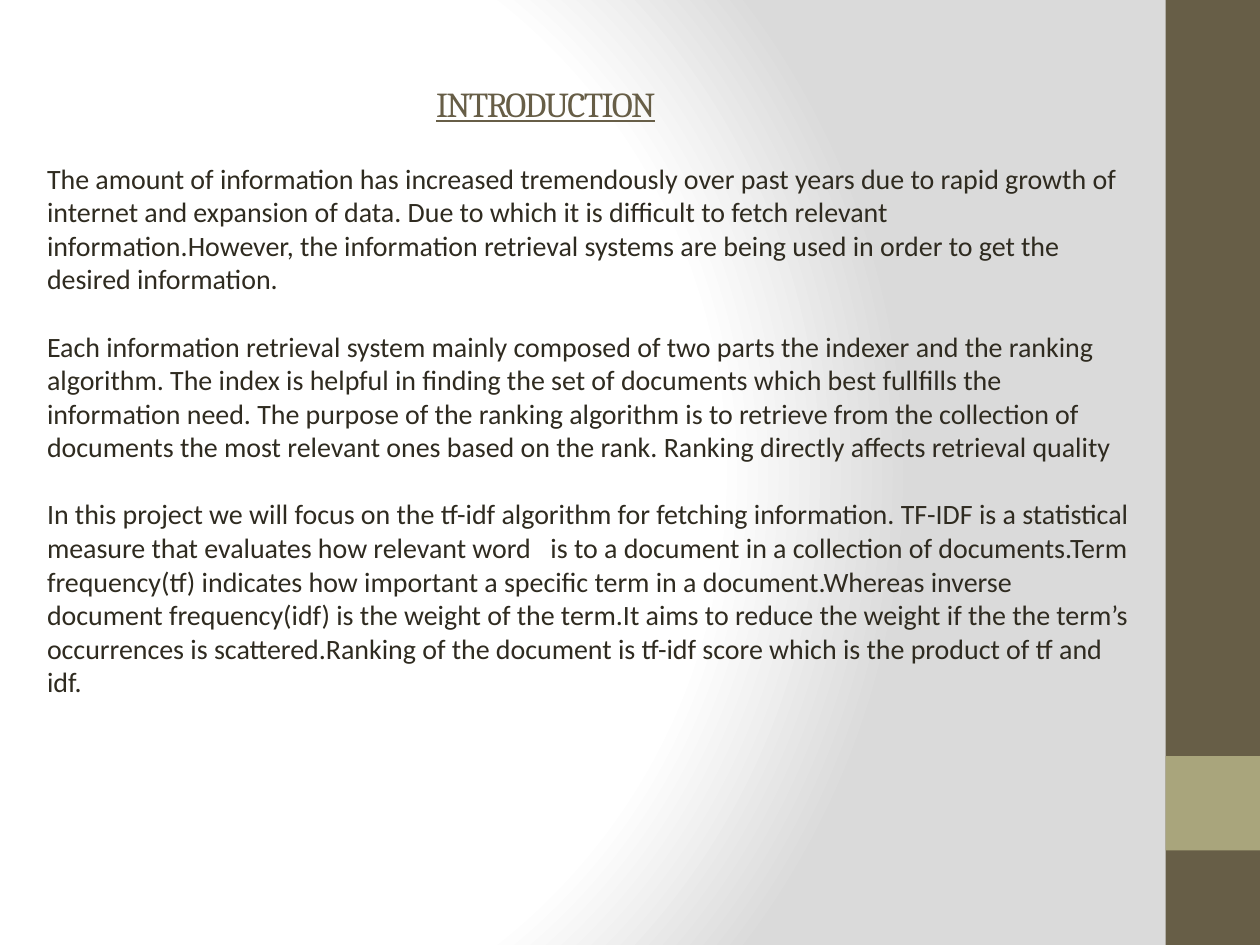
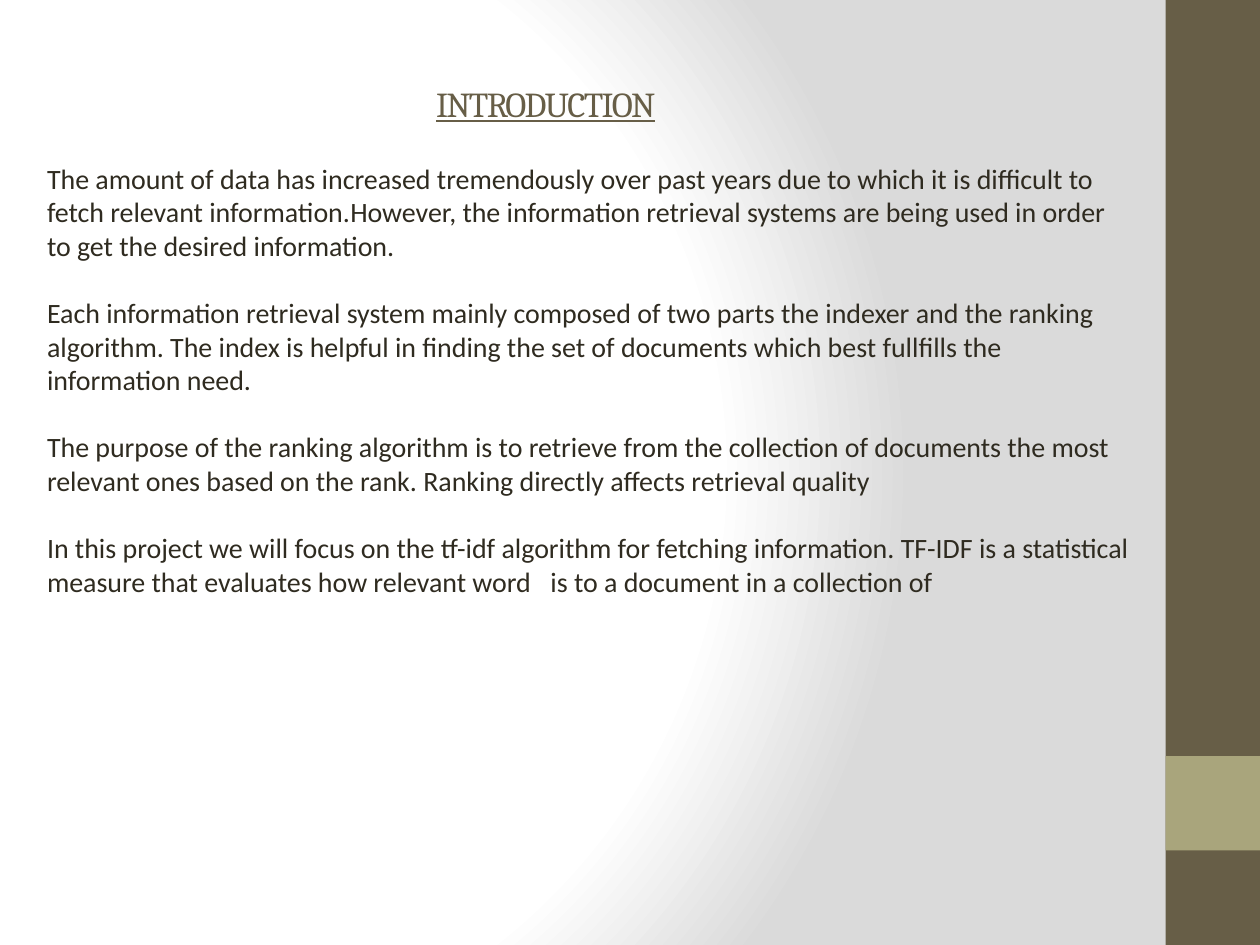
Before and after one commit to Sapan-Ravidas/QuestionsAnswers, a slide deck: slide 3 of INTRODUCTION.pptx. Drawn at 1260x945 pixels with LibreOffice and Linux fonts; fonts in the diff are those of the drawing. Boxes give left, top, right and bottom in pixels: in the first picture for what was removed or moved away, otherwise in the second. Text is boxed around its words. In the diff, an @@ line names an element or a change of style, - is before the commit and + after.

Commit message:
New PPT

```diff
--- a/INTRODUCTION.pptx
+++ b/INTRODUCTION.pptx
@@ text at <box>47,169,1128,592</box>: text changed @@
-The amount of information has increased tremendously over past years due to rapid growth of internet and expansion of data. Due to which it is difficult to fetch relevant information.However, the information retrieval systems are being used in order to get the desired information.
-Each information retrieval system mainly composed of two parts the indexer and the ranking algorithm. The index is helpful in finding the set of documents which best fullfills the information need. The purpose of the ranking algorithm is to retrieve from the collection of documents the most relevant ones based on the rank. Ranking directly affects retrieval quality
-In this project we will focus on the tf-idf algorithm for fetching information. TF-IDF is a statistical measure that evaluates how relevant word is to a document in a collection of documents.Term frequency(tf) indicates how important a specific term in a document.Whereas inverse document frequency(idf) is the weight of the term.It aims to reduce the weight if the the term’s occurrences is scattered.Ranking of the document is tf-idf score which is the product of tf and idf.
+The amount of data has increased tremendously over past years due to which it is difficult to fetch relevant information.However, the information retrieval systems are being used in order to get the desired information.
+Each information retrieval system mainly composed of two parts the indexer and the ranking algorithm. The index is helpful in finding the set of documents which best fullfills the information need.
+The purpose of the ranking algorithm is to retrieve from the collection of documents the most relevant ones based on the rank. Ranking directly affects retrieval quality
+In this project we will focus on the tf-idf algorithm for fetching information. TF-IDF is a statistical measure that evaluates how relevant word is to a document in a collection of
```
Also in this commit, not shown: 5 other slides changed.
